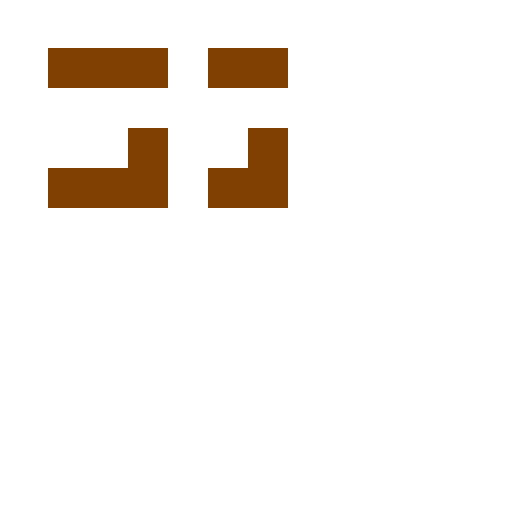
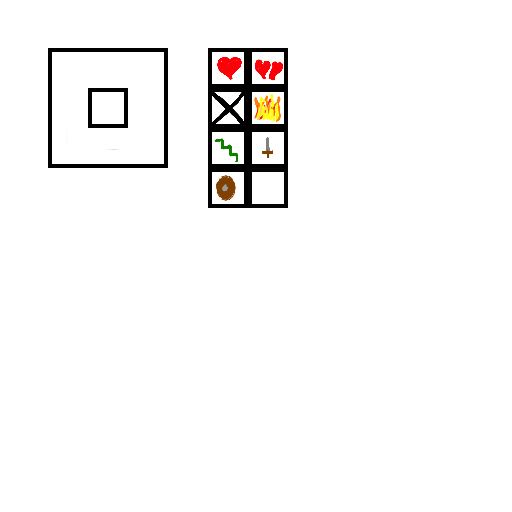
Layers edited between the first and the second (512, 512) image:
hid group "tiles" (5 layers) over [48, 48, 288, 208]
showed group "level" (10 layers) over [48, 48, 288, 208]
painted on "wal" over [48, 48, 168, 200]
